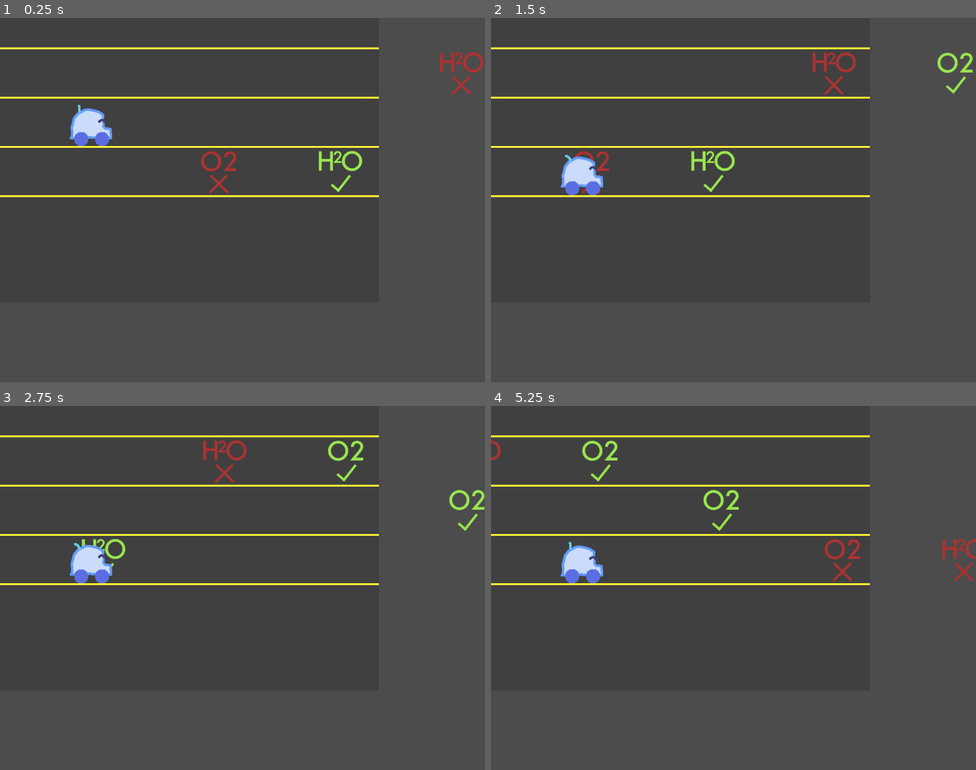
Above: before the commit, frames 1-4 (two rows, left to right).
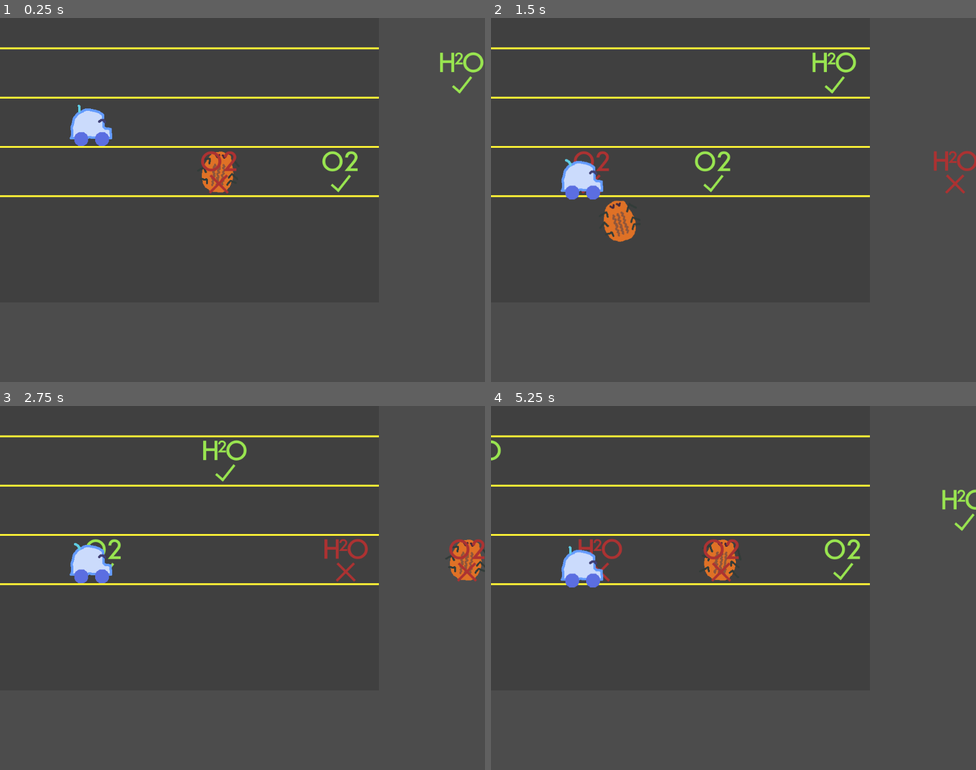
Above: after the commit, the same moments.

Repository: broquaint/eggjam20
Game: Godot game, scene res://scenes/CheckLifeSystems.tscn
Two runs of this game, one before a commit and one after it. Both use one fixed random seed, a clock stepped at 60 frames per second and the inputs below. This scene is started directly instead of the project's main scene.
Inputs:
- Up to frame 1 (0.25 s): no input
- Up to frame 2 (1.5 s): tap Enter (ui_accept) at 0.5, 0.77, 1.07 s; hold Right (move_right) 0.53-1.28 s; hold Down (move_down) from 1.28 s (still down)
- Up to frame 3 (2.75 s): tap Enter (ui_accept) at 1.52, 1.82 s; release Down (move_down) at 2.03 s; hold Right (move_right) from 2.03 s (still down)
- Up to frame 4 (5.25 s): release Right (move_right) at 2.78 s; hold Up (move_up) 2.78-3.53 s; tap Enter (ui_accept) at 3.02, 3.32, 3.77, 4.07, 4.52, 4.82 s; hold Left (move_left) 3.53-5.03 s; hold Down (move_down) from 5.03 s (still down)

The runs differ from the first frame. In frame 1, 1.1% of the frame differs, in the area x 41-100%, y 9-48%; in frame 2, 2.1%; in frame 3, 1.9%; in frame 4, 2.5%, in the area x 0-100%, y 9-50%.

Commit message:
Add critters to lifecycle check
It was a little dull otherwise. It's a bit shonky at the moment as I'm
trying to be as lazy as possible, but it's kinda ok.

Diff:
--- a/scenes/CheckLifeSystems.tscn
+++ b/scenes/CheckLifeSystems.tscn
@@ -12,9 +12,6 @@
 "name": "default",
 "speed": 6.0
 } ]
-
-[sub_resource type="RectangleShape2D" id=2]
-extents = Vector2( 46, 42.5 )
 
 [node name="CheckLifeSystems" type="Node2D"]
 script = ExtResource( 8 )
@@ -50,11 +47,10 @@
 
 [node name="SwitchLane" type="Tween" parent="."]
 
-[node name="Bot" type="Area2D" parent="."]
+[node name="Bot" type="KinematicBody2D" parent="."]
 
 [node name="Sprite" type="AnimatedSprite" parent="Bot"]
 frames = SubResource( 1 )
 
-[node name="CollisionShape2D" type="CollisionShape2D" parent="Bot"]
-position = Vector2( -1, 5.5 )
-shape = SubResource( 2 )
+[node name="CollisionPolygon2D" type="CollisionPolygon2D" parent="Bot"]
+polygon = PoolVector2Array( 29, -20, 32, 6, 44, 8, 47, 31, 30, 49, -28, 49, -40, 33, -46, 33, -40, -16, -16, -33, 9, -33 )
--- /dev/null
+++ b/scenes/Critter.tscn
@@ -0,0 +1,29 @@
+[gd_scene load_steps=5 format=2]
+
+[ext_resource path="res://assets/images/critter f1.png" type="Texture" id=1]
+[ext_resource path="res://assets/images/critter f2.png" type="Texture" id=2]
+
+[sub_resource type="PhysicsMaterial" id=2]
+bounce = 0.3
+
+[sub_resource type="SpriteFrames" id=1]
+animations = [ {
+"frames": [ ExtResource( 1 ), ExtResource( 2 ) ],
+"loop": true,
+"name": "default",
+"speed": 5.0
+} ]
+
+[node name="Critter" type="RigidBody2D"]
+mode = 1
+mass = 2.0
+physics_material_override = SubResource( 2 )
+gravity_scale = 0.0
+can_sleep = false
+
+[node name="AnimatedSprite" type="AnimatedSprite" parent="."]
+frames = SubResource( 1 )
+playing = true
+
+[node name="CollisionPolygon2D" type="CollisionPolygon2D" parent="."]
+polygon = PoolVector2Array( 8, -43, -12, -40, -23, -29, -35, -2, -36, 18, -28, 35, -20, 40, -6, 45, 9, 44, 19, 37, 27, 26, 32, 11, 30, -8, 25, -33 )
--- a/scenes/LifeSystemSwitch.tscn
+++ b/scenes/LifeSystemSwitch.tscn
@@ -7,6 +7,9 @@
 extents = Vector2( 48, 48 )
 
 [node name="LifeSystemSwitch" type="Area2D"]
+gravity = 0.0
+linear_damp = 0.0
+angular_damp = 0.0
 script = ExtResource( 2 )
 
 [node name="Sprite" type="Sprite" parent="."]
@@ -16,4 +19,5 @@
 shape = SubResource( 1 )
 
 [node name="DoSwitch" type="Timer" parent="."]
-wait_time = 0.5
+wait_time = 0.4
+one_shot = true
--- a/scripts/CheckLifeSystems.gd
+++ b/scripts/CheckLifeSystems.gd
@@ -5,8 +5,10 @@
 var lanes = [118, 222, 326]
 var switch_lanes = [116, 220, 324]
 var all_switches = []
+var all_critters = []
 
 onready var switch_scene = load("res://scenes/LifeSystemSwitch.tscn")
+onready var critter_scene = load("res://scenes/Critter.tscn")
 
 func make_switch(system, is_on):
 	var switch : LifeSystemSwitch = switch_scene.instance()
@@ -32,13 +34,22 @@
 		var new_switch = rand_switch.duplicate()
 		new_switch.position = Vector2(256 + (256 * i), switch_lanes[randi() % switch_lanes.size()])
 		new_switch.visible = true
-		new_switch.connect('area_entered', self, 'switch_entered', [new_switch])
-		new_switch.connect('area_exited', self, 'switch_exited', [new_switch])
+		new_switch.connect('body_entered', self, 'switch_entered', [new_switch])
+		new_switch.connect('body_exited', self, 'switch_exited', [new_switch])
 		# TODO make use of this signal for live updates
 		# new_switch.connect('switch_flipped', self, 'system_change')
 		add_child(new_switch)
 		move_child(new_switch, 2)
 		all_switches.append(new_switch)
+
+		if randi() % 2 == 0 and not new_switch.is_on:
+			var critter = critter_scene.instance()
+			critter.position = new_switch.position
+			critter.add_torque(1.0)
+			add_child(critter)
+			move_child(critter, 2)
+			all_critters.append(critter)
+			new_switch.critter = critter
 
 		bag.erase(rand_switch)
 		if bag.empty():
@@ -54,18 +65,29 @@
 			animate_lane_switch()
 	for switch in all_switches:
 		switch.position.x -= delta * 200
+	for critter in all_critters:
+		critter.position.x -= delta * 200
 
 func animate_lane_switch():
 	$SwitchLane.interpolate_property(
 		$Bot, 'position',
 		$Bot.position, Vector2($Bot.position.x, lanes[current_lane]),
-		0.5, Tween.TRANS_BACK, Tween.EASE_OUT
+		0.375, Tween.TRANS_BACK, Tween.EASE_OUT
 	)
 	$SwitchLane.start()
 
 func switch_entered(node, switch):
+	var is_critter = 'Critter' in node.name
+	if not(node == $Bot or (is_critter and node != switch.critter)):
+		return
 	if node == $Bot:
 		switch.bot_entered()
+	if is_critter:
+		switch.switch_flipped()
+	if switch.critter:
+		switch.critter.call_deferred('set_mode', RigidBody2D.MODE_RIGID)
+		switch.critter.call_deferred('apply_central_impulse', Vector2(0, 300 + randi() % 300).rotated(deg2rad(randi() % 180)))
+		switch.critter.call_deferred('add_torque', 5.0)
 
 func switch_exited(node, switch):
 	if node == $Bot:
--- a/scripts/LifeSystemSwitch.gd
+++ b/scripts/LifeSystemSwitch.gd
@@ -14,6 +14,7 @@
 
 var normal :  Texture
 var inverse : Texture
+var critter : RigidBody2D
 
 func _ready():
 	match system:
Binary file added: assets/images/critter f1.png
Not shown, added: assets/images/critter f1.png.import
Binary file added: assets/images/critter f2.png
Not shown, added: assets/images/critter f2.png.import
Not shown: 1 places in scenes/CheckLifeSystems.tscn that only renumber resources
Not shown, changed: notes.org
